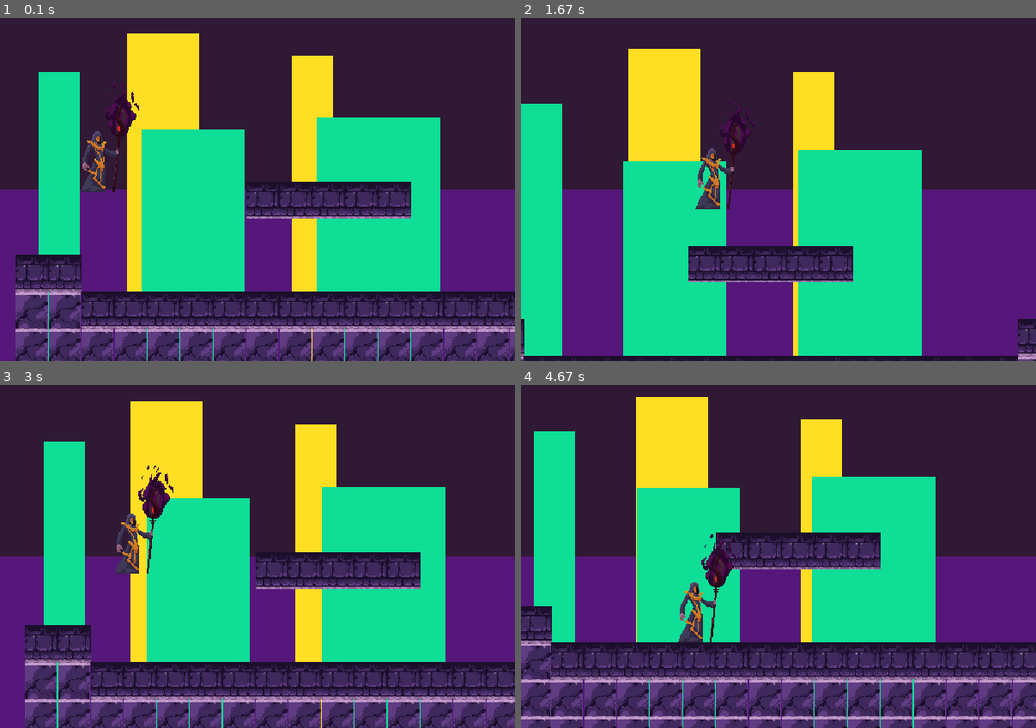
Above: before the commit, frames 1-4 (two rows, left to right).
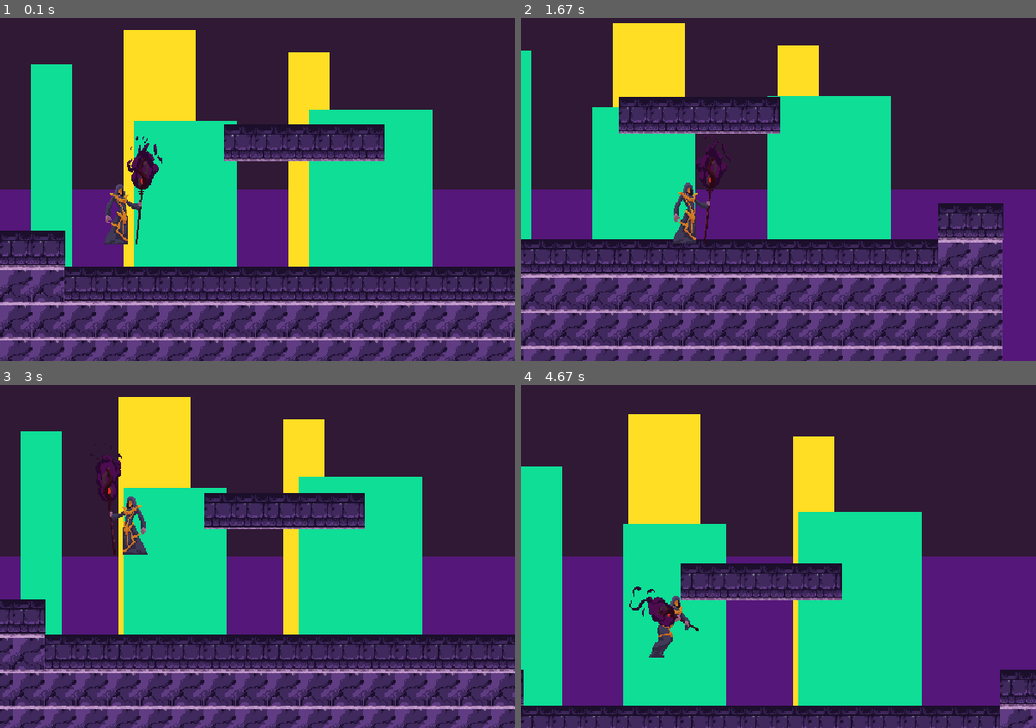
Above: after the commit, the same moments.

Repository: langulski/pygame
Game: pygame game, started from testing py game.py
Two runs of this game, one before a commit and one after it. Both use one fixed random seed, a clock stepped at 60 frames per second and the inputs below.
Inputs:
- Up to frame 1 (0.1 s): no input
- Up to frame 2 (1.67 s): hold Right 0.33-0.8 s; hold Up 0.83-1.13 s; hold Right 1.17-1.63 s
- Up to frame 3 (3 s): hold Left 1.67-2.2 s; hold Left 2.23-2.63 s; hold Up from 2.67 s (still down)
- Up to frame 4 (4.67 s): release Up at 3.03 s; hold Right 3.07-3.7 s; hold Left 3.73-4.2 s; hold Right from 4.23 s (still down)

The runs differ from the first frame. In frame 1, 36% of the frame differs, in the area x 0-100%, y 3-100%; in frame 2, 54%, in the area x 0-100%, y 1-100%; in frame 3, 44%; in frame 4, 43%.

Commit message:
pygame updated
add animations

Diff:
--- a/map.txt
+++ b/map.txt
@@ -1,13 +1,13 @@
 000000000000000000000000000000
 000000000000000000000000000000
 000000000000000000000000000000
+000000022222000000000000000220
 000000000000000000000000000000
-000000022222000000000000000000
 000000000000000000000000000000
 220000000000000002200000022000
 112222222222222221100002211200
 111111111111111111100001111100
-111111111111111111100000110000
+111111111111111111100010111000
 111111111111111111100000100000
-111111111111111111100000100000
+111111111111111111100010100000
 111111111111111111100000000000
--- a/testing py game.py
+++ b/testing py game.py
@@ -48,9 +48,44 @@
 
 game_map = load_map('map')
 
+
+global animation_frames
+animation_frames = {}
+def load_animation(path,frame_durations):
+    global animation_frames
+    animation_name = path.split('/')[-1]
+    animation_frame_data = []
+    n = 0
+    for frame in frame_durations:
+        animation_frame_id = animation_name + '_' + str(n)
+        img_loc = path + '/' + animation_frame_id + '.png'
+        # player_animations/idle/idle_0.png
+        animation_image = pygame.image.load(img_loc)
+        animation_image.set_colorkey((255,255,255))
+        animation_frames[animation_frame_id] = animation_image.copy()
+        for i in range(frame):
+            animation_frame_data.append(animation_frame_id)
+        n += 1
+    return animation_frame_data
+
+def change_action (action_var,frame,new_value):
+    if action_var !=new_value:
+        action_var = new_value
+        frame=0
+    return action_var,frame
+
+animation_database = {}
+
+animation_database['idle'] = load_animation('player_animations/idle',[10,10,15])
+animation_database['run'] = load_animation('player_animations/run',[7,7])
+player_action = 'idle'
+player_frame = 0
+player_flip = False
+
+
 pygame.display.set_caption('TESTING A PLATAFORM GAME WINDOW')
 
-player_image = pygame.image.load('Assets\Sprites\Idle1.png')
+#player_image = pygame.image.load('Assets\Sprites\Idle1.png')
 
 terrein_image = pygame.image.load('Assets\Sprites\sub_terrein.png')
 
@@ -58,7 +93,7 @@
 
 column_image = pygame.image.load('Assets\Sprites\column.png').convert()
 
-TILE_SIZE=grounden_image.get_width()
+TILE_SIZE=31
 
 
 background_objects = [[0.25,[120,10,70,400]],[0.25,[280,30,40,400]],[0.5,[30,40,40,400]],[0.5,[130,90,100,400]],[0.5,[300,80,120,400]]]
@@ -99,8 +134,8 @@
 player_y_momentum = 0
 air_timer = 0
 
-player_rect = pygame.Rect(40, 40, 60, player_image.get_height())
-test_rect = pygame.Rect(100,100,100,50)
+player_rect = pygame.Rect(100,100,50,90)
+test_rect = pygame.Rect(100,100,63,50)
 
 while True: # game loop
 
@@ -140,6 +175,16 @@
     if player_y_momentum > 3:
         player_y_momentum = 3
 
+    if player_movement[0] == 0:
+        player_action, player_frame = change_action(player_action, player_frame, 'idle')
+    if player_movement[0] > 0:
+        player_flip = False
+        player_action, player_frame = change_action(player_action, player_frame, 'run')
+    if player_movement[0] < 0:
+        player_flip = True
+        player_action, player_frame = change_action(player_action, player_frame, 'run')
+
+
     player_rect, collisions = move(player_rect, player_movement, tile_rects)
 
     if collisions['bottom']:
@@ -148,7 +193,13 @@
     else:
         air_timer += 1
 
-    display.blit(player_image, (player_rect.x-scroll[0], player_rect.y-scroll[1]))
+    player_frame += 1
+    if player_frame >= len(animation_database[player_action]):
+        player_frame = 0
+    player_img_id = animation_database[player_action][player_frame]
+    player_img = animation_frames[player_img_id]
+    display.blit(pygame.transform.flip(player_img, player_flip, False),
+                 (player_rect.x - scroll[0], player_rect.y - scroll[1]))
 
     for event in pygame.event.get(): # event loop
         if event.type == QUIT: # check for window quit
Renamed: Assets/Sprites/animation/idle/Idle'.png -> Assets/Sprites/Animation/idle/Idle_0.png
Renamed: Assets/Sprites/animation/idle/Idle2.png -> Assets/Sprites/Animation/idle/Idle_1.png
Renamed: Assets/Sprites/animation/idle/Idle3.png -> Assets/Sprites/Animation/idle/Idle_2.png
Binary file added: Assets/Sprites/player_animations/idle/Idle_0.png
Binary file added: Assets/Sprites/player_animations/idle/Idle_1.png
Binary file added: Assets/Sprites/player_animations/idle/Idle_2.png
Binary file added: player_animations/idle/Idle_0.png
Binary file added: player_animations/idle/Idle_1.png
Binary file added: player_animations/idle/Idle_2.png
Binary file added: player_animations/idle/Idle_3.png
Binary file added: player_animations/idle/Idle_4.png
Binary file added: player_animations/idle/Idle_5.png
(and 2 more such lines)
